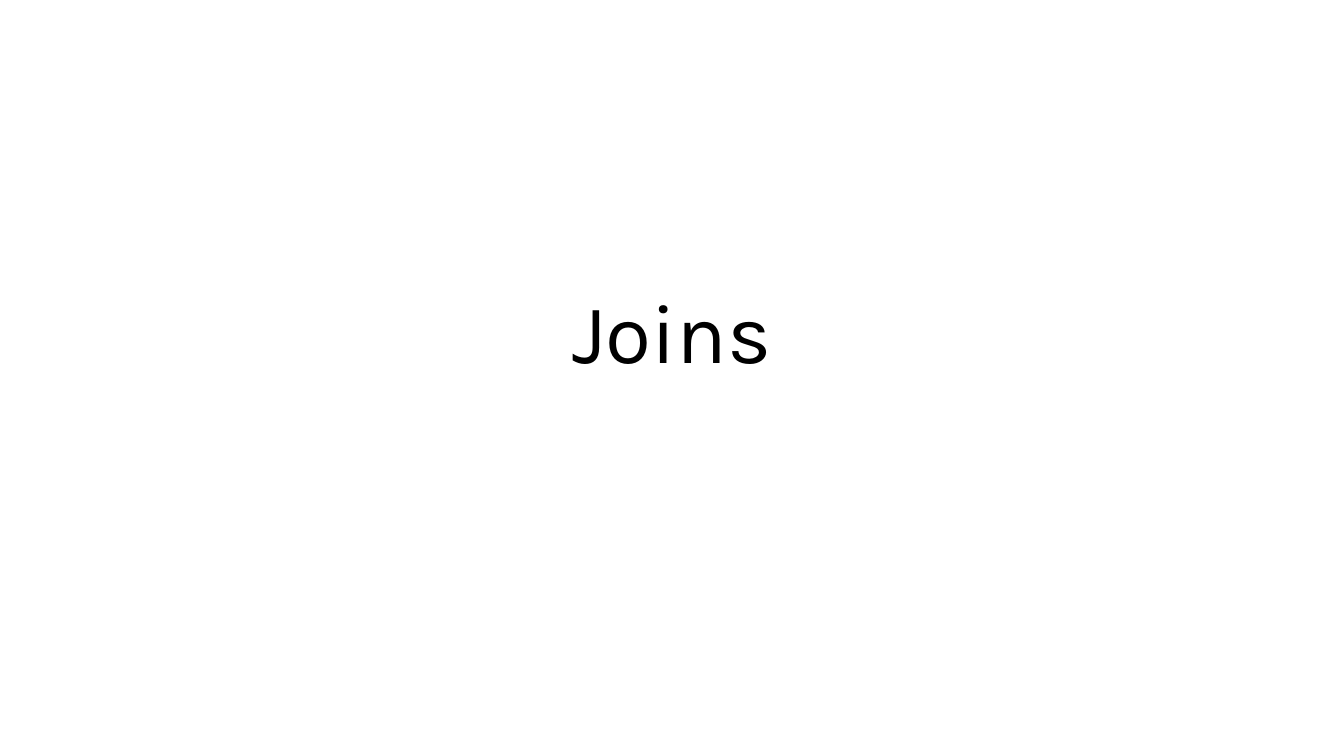
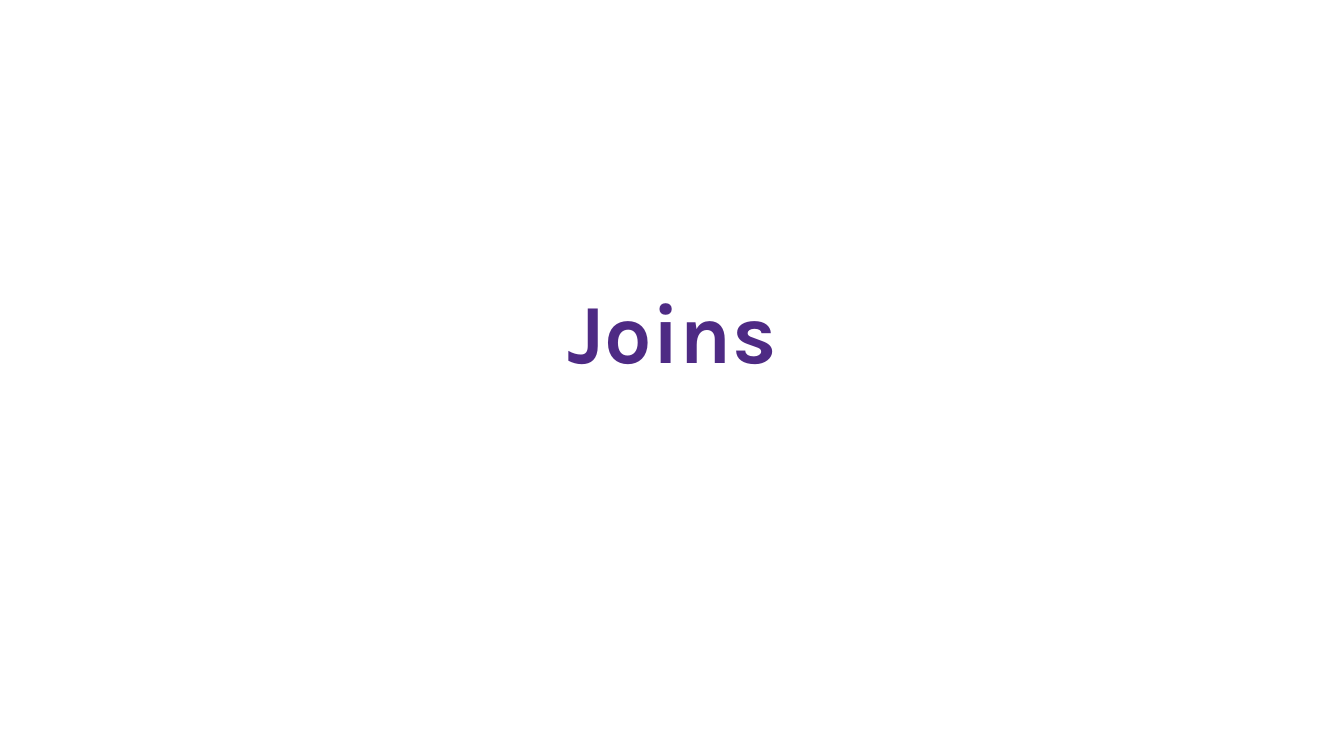
Before and after one commit to nuitrcs/tidyverse_2_summer_2025, a slide deck: slide 7 of slides.pptx (slide 1 before the commit). Drawn at 1344x756 pixels with LibreOffice and Linux fonts; fonts in the diff are those of the drawing. Boxes give left, top, right and bottom in pixels: in the first picture for what was removed or moved away, otherwise in the second. Text is boxed around its words. In the diff, an @@ line names an element or a change of style, - is before the commit and + after.

```diff
--- a/slides.pptx
+++ b/slides.pptx
@@ title "Joins" at [567,303,776,364]: text colour #000000 to #4E2A84, bold on @@
```
Also in this commit, not shown: 5 other slides changed, 6 slides added.
